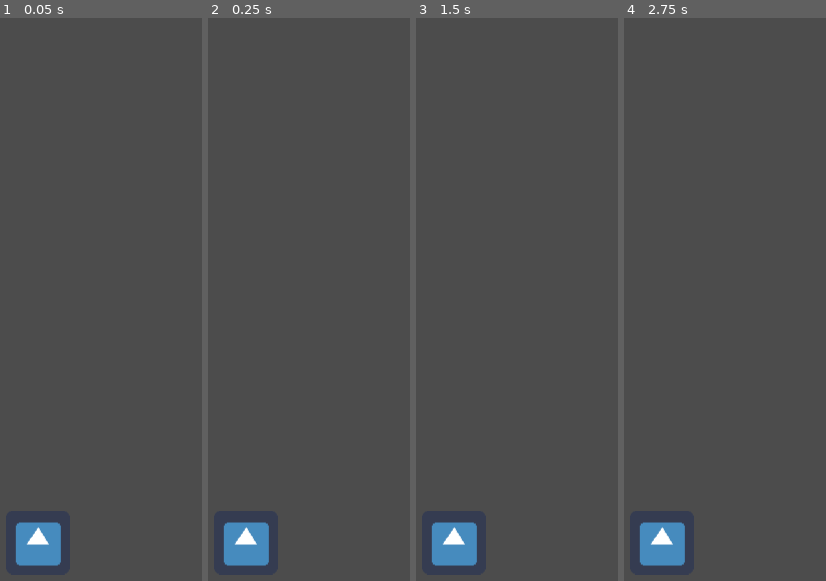
Above: before the commit, frames 1-4 (left to right).
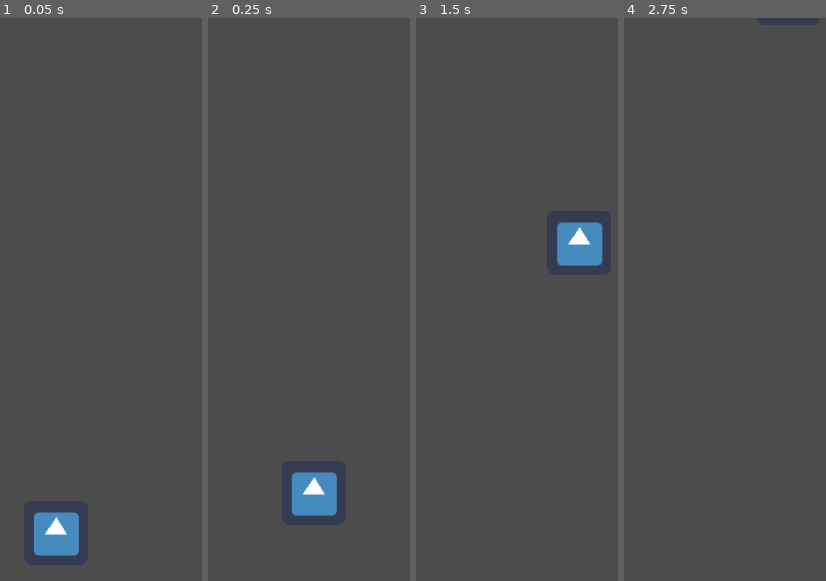
Above: after the commit, the same moments.

Repository: bshankar/balloonastics
Game: Godot game, scene res://World.tscn
Two runs of this game, one before a commit and one after it. Both use one fixed random seed, a clock stepped at 60 frames per second and the inputs below. The engine's default icon, where the game draws it, is replaced by a stand-in: a white triangle on a blue panel in a dark square.
Inputs:
- Up to frame 1 (0.05 s): no input
- Up to frame 2 (0.25 s): no input
- Up to frame 3 (1.5 s): no input
- Up to frame 4 (2.75 s): no input

The runs differ from the first frame. In frame 1, 2.2% of the frame differs, in the area x 7-40%, y 87-98%; in frame 2, 3.5%, in the area x 7-64%, y 80-98%; in frame 3, 3.5%; in frame 4, 1.7%.

Commit message:
add initial velocity, friction along x-axis to balloon

Diff:
--- /dev/null
+++ b/Balloon.gd
@@ -0,0 +1,12 @@
+extends KinematicBody2D
+
+const INIT_VELOCITY = Vector2(400, -200)
+const FRICTION = Vector2(0.95, 1)
+var velocity = Vector2(0, 0)
+
+func _ready():
+	velocity = INIT_VELOCITY
+
+func _physics_process(delta):
+	velocity *= FRICTION
+	velocity = move_and_slide(velocity)
--- a/World.tscn
+++ b/World.tscn
@@ -1,6 +1,7 @@
-[gd_scene load_steps=3 format=2]
+[gd_scene load_steps=4 format=2]
 
-[ext_resource path="res://icon.png" type="Texture" id=1]
+[ext_resource path="res://Balloon.gd" type="Script" id=1]
+[ext_resource path="res://icon.png" type="Texture" id=2]
 
 [sub_resource type="CapsuleShape2D" id=1]
 
@@ -17,13 +18,14 @@
 collision_layer = 1
 collision_mask = 1
 collision/safe_margin = 0.08
+script = ExtResource( 1 )
 __meta__ = {
 "_edit_group_": true
 }
 
 [node name="Sprite" type="Sprite" parent="Balloon" index="0"]
 
-texture = ExtResource( 1 )
+texture = ExtResource( 2 )
 
 [node name="CollisionShape2D" type="CollisionShape2D" parent="Balloon" index="1"]
 
